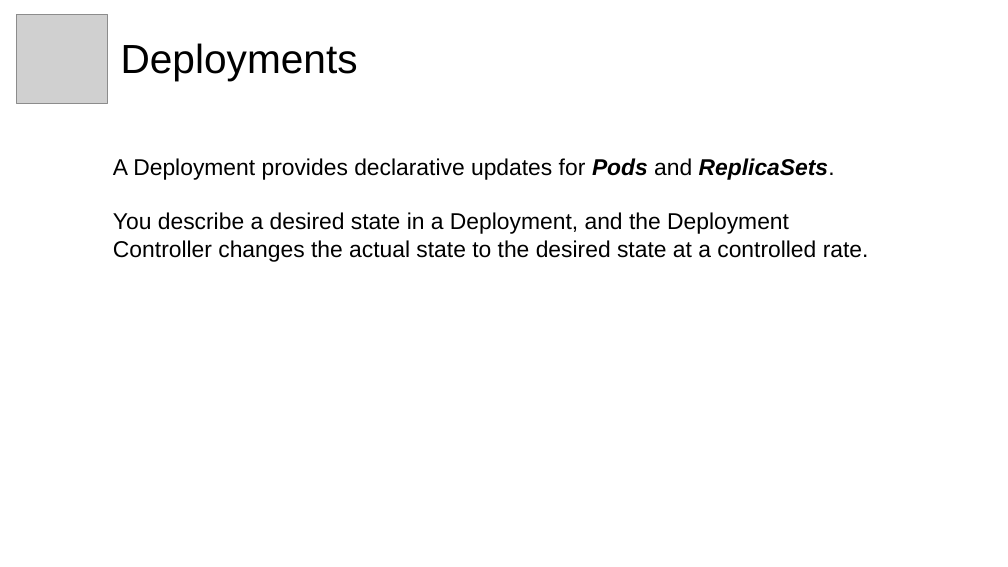
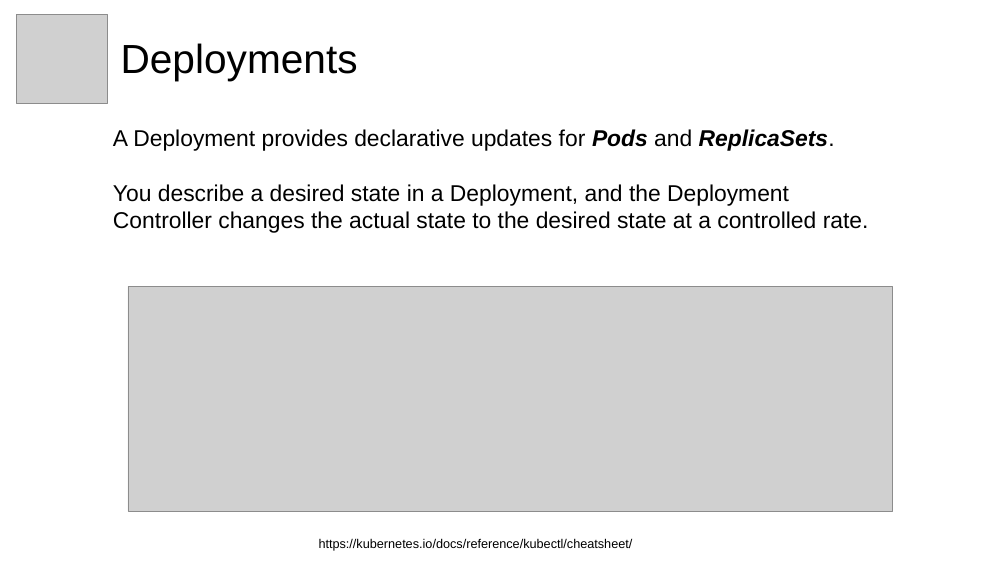
Before and after one commit to innfocco/hands-on-kubernetes, a slide deck: slide 8 of presentation.odp (slide 7 before the commit). Drawn at 1008x567 pixels with LibreOffice and Linux fonts; fonts in the diff are those of the drawing; grey boxes stand for pictures. Boxes give left, top, right and bottom in pixels: in the first picture for what was removed or moved away, otherwise in the second. Text is boxed around its words. In the diff, an @@ line names an element or a change of style, - is before the commit and + after.

```diff
--- a/presentation.odp
+++ b/presentation.odp
@@ text "A Deployment provides declarative updates ...": place and size @@
-text "A Deployment provides declarative updates ..." at [113, 158, 869, 262]
+text "A Deployment provides declarative updates ..." at [113, 129, 869, 233]
@@ picture added at [128, 286, 893, 511] @@
@@ text added at [319, 538, 633, 551], 10 pt, text #000000 @@
+https://kubernetes.io/docs/reference/kubectl/cheatsheet/
```
Also in this commit, not shown: 2 slides added, 1 slide removed, 1 other file.
